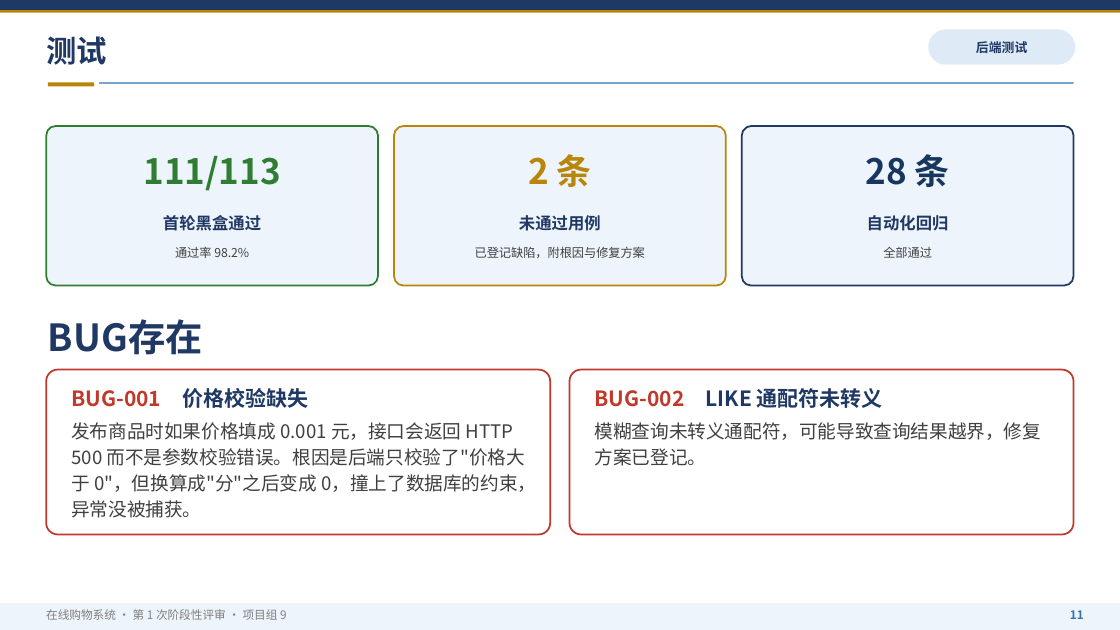
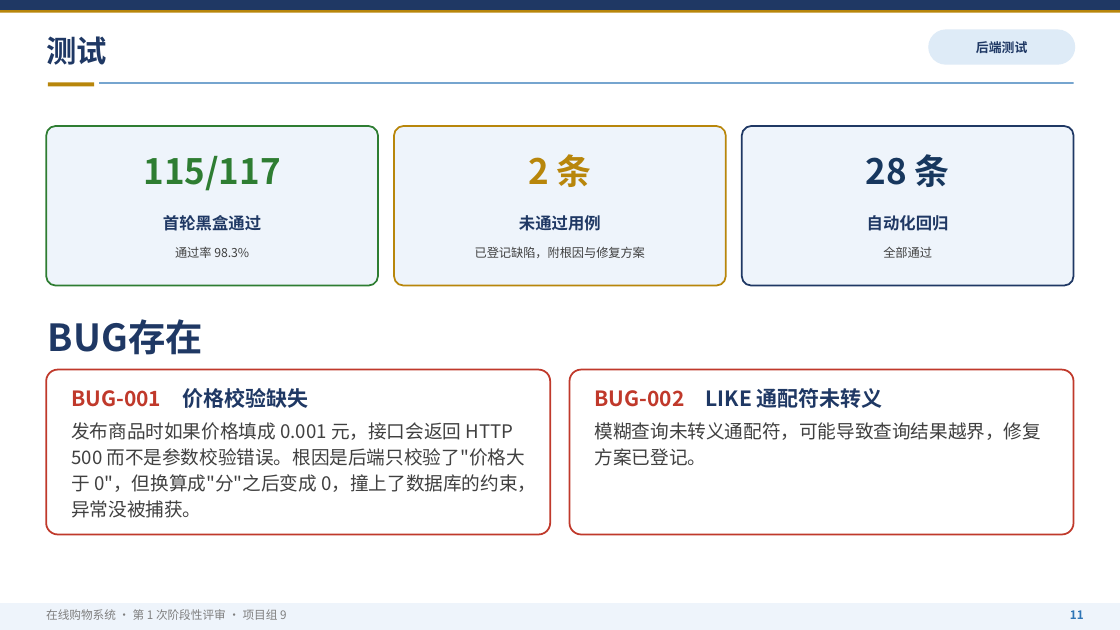
Before and after one commit to tyq-arch/single-merchant-shop-9, a slide deck: slide 29 of docs/第1次阶段性评审_第九组.pptx. Drawn at 1120x630 pixels with LibreOffice and Linux fonts; fonts in the diff are those of the drawing. Boxes give left, top, right and bottom in pixels: in the first picture for what was removed or moved away, otherwise in the second. Text is boxed around its words. In the diff, an @@ line names an element or a change of style, - is before the commit and + after.

```diff
--- a/docs/第1次阶段性评审_第九组.pptx
+++ b/docs/第1次阶段性评审_第九组.pptx
@@ text at <box>143,156,280,191</box>: text changed @@
-111/113
+115/117
@@ text at <box>175,247,249,258</box>: text changed @@
-通过率 98.2%
+通过率 98.3%
```
